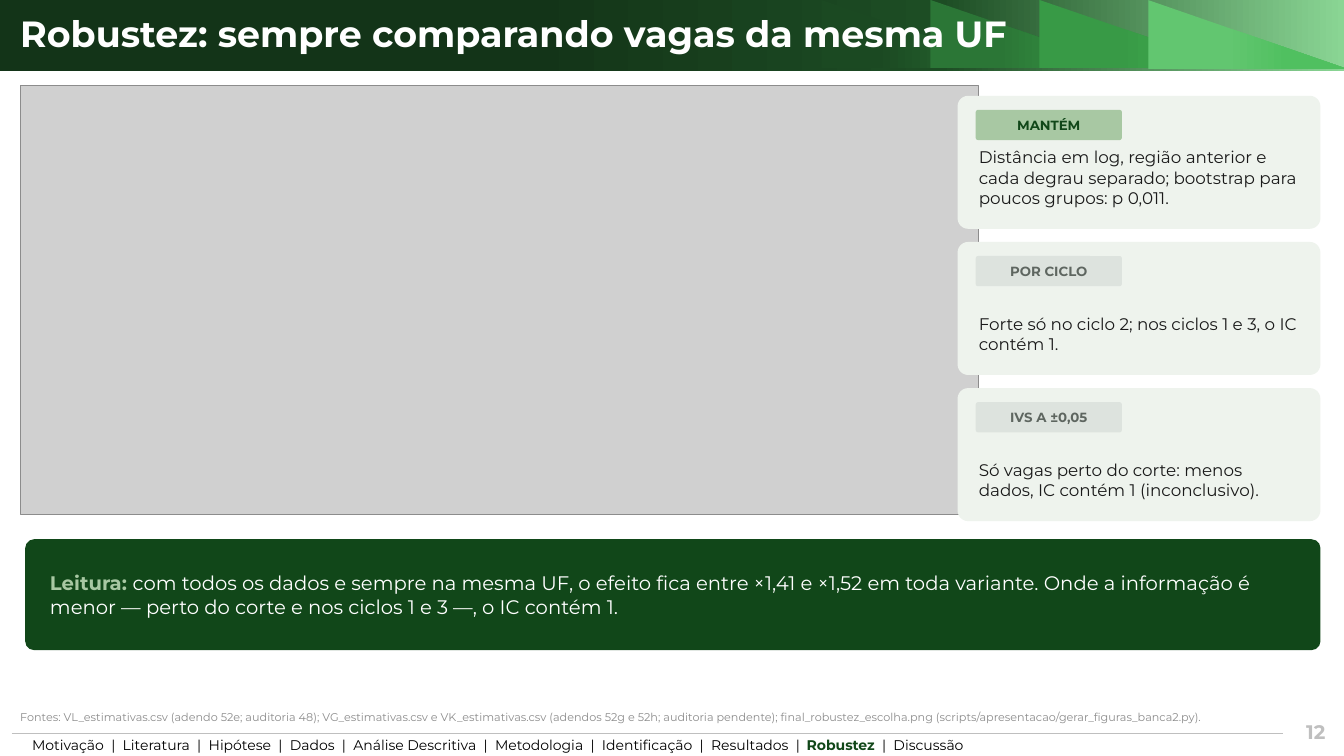
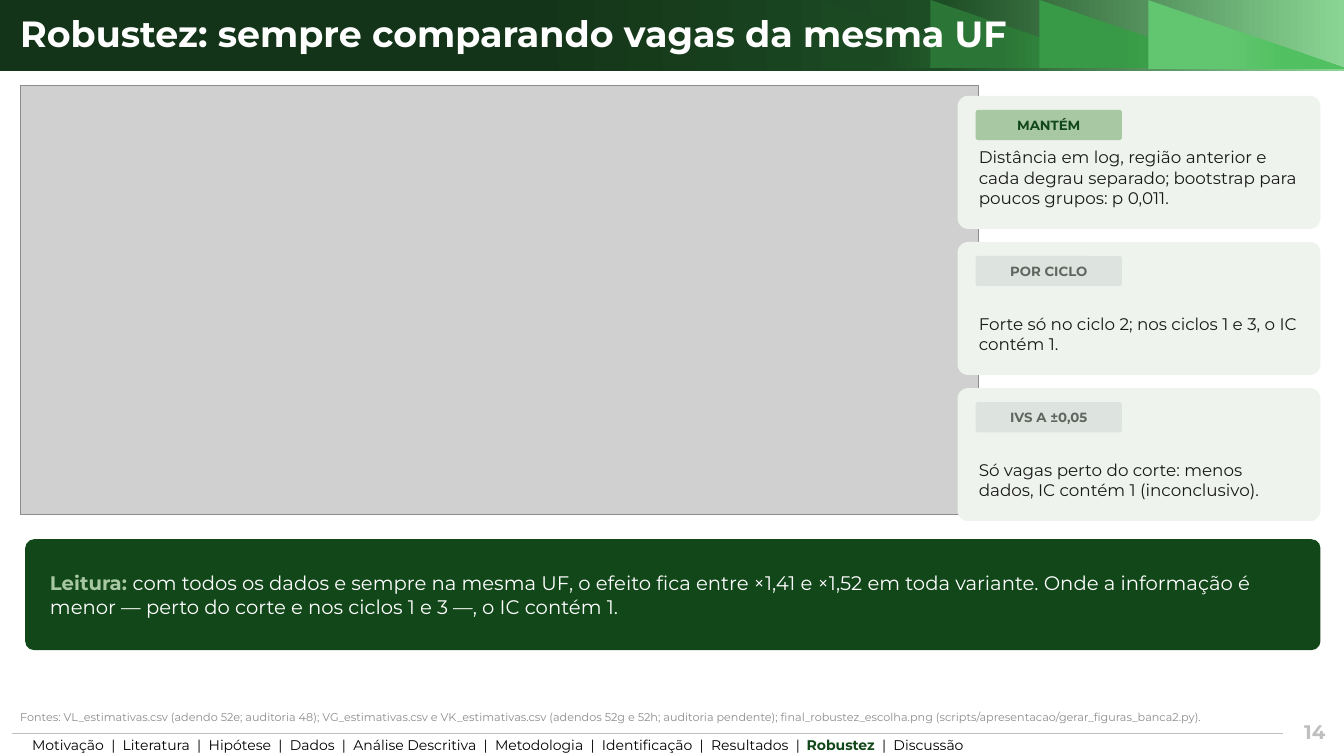
Before and after one commit to ka1victor/impact-eval-health-econ-pmme, a slide deck: slide 14 of output/apresentacao_banca_final/deck_banca_final.pptx (slide 12 before the commit). Drawn at 1344x756 pixels with LibreOffice and Linux fonts; fonts in the diff are those of the drawing; grey boxes stand for pictures; background and template pictures are left out. Boxes give left, top, right and bottom in pixels: in the first picture for what was removed or moved away, otherwise in the second. Text is boxed around its words. In the diff, an @@ line names an element or a change of style, - is before the commit and + after.

```diff
--- a/output/apresentacao_banca_final/deck_banca_final.pptx
+++ b/output/apresentacao_banca_final/deck_banca_final.pptx
@@ text at [1304, 725, 1325, 739]: text changed @@
-12
+14
```
Also in this commit, not shown: 11 other slides changed, 2 slides added, 5 other files.
